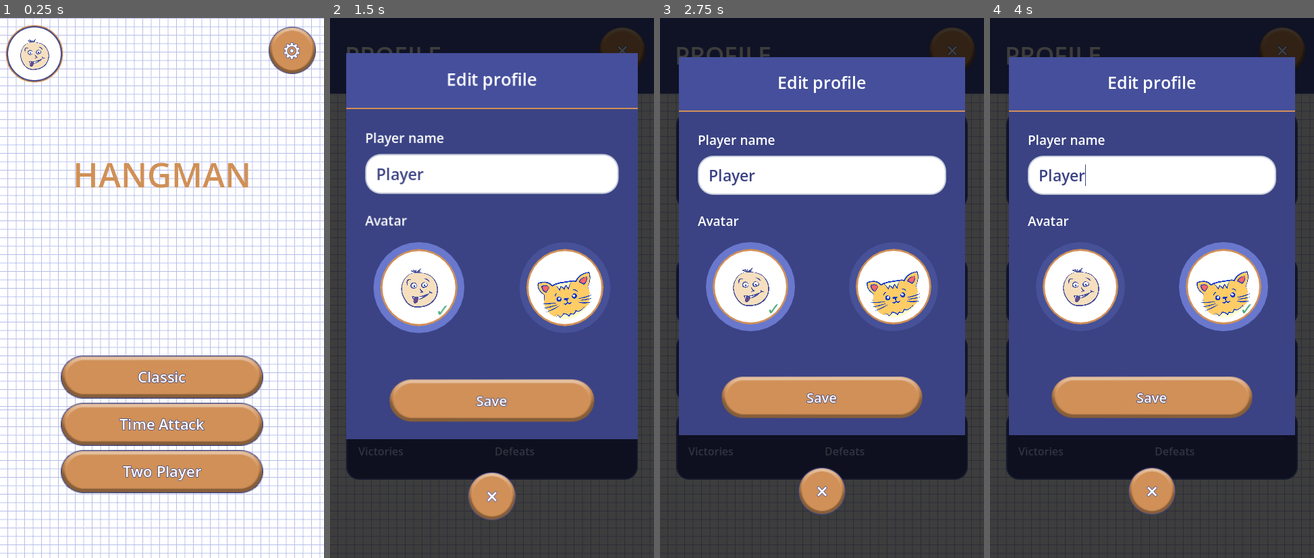
Above: before the commit, frames 1-4 (left to right).
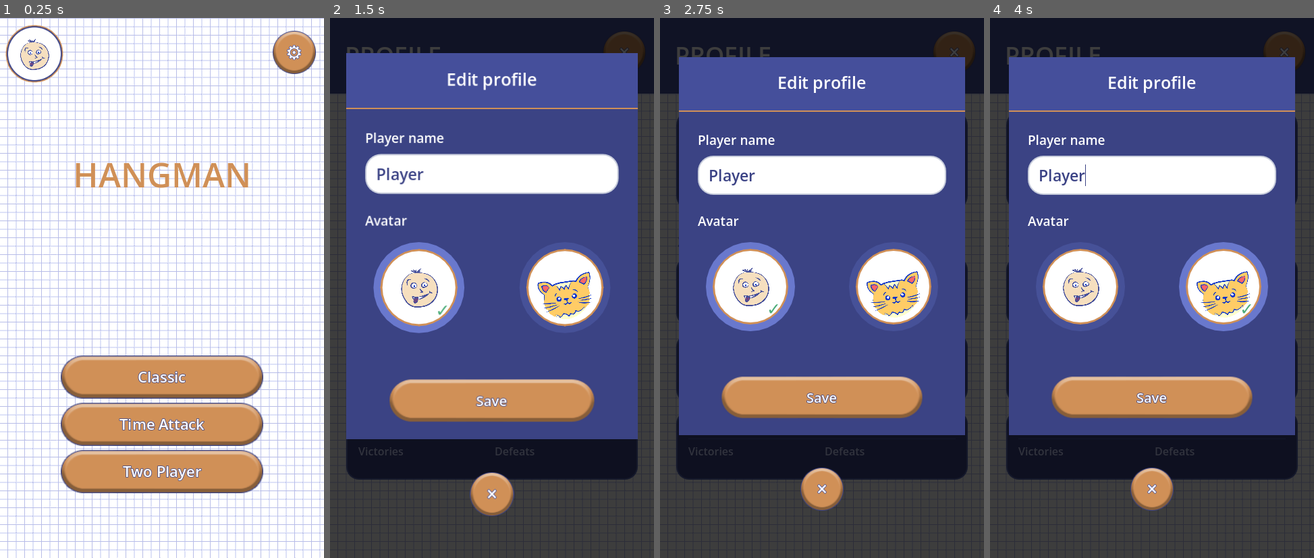
Above: after the commit, the same moments.

Repository: trinarr/hangman20_godot
Game: Godot game, scene res://scenes/Main.tscn
Same seed, same stepped clock (60 frames per second), same inputs: the game is played once before the commit and once after it.
Inputs (mouse positions are in pixels of both pictures, inside the frame that each line leads up to):
- Up to frame 1 (0.25 s): no input
- Up to frame 2 (1.5 s): click (365, 55) at 0.5 s; click (492, 158) at 1.25 s
- Up to frame 3 (2.75 s): click (750, 288) at 2.02 s
- Up to frame 4 (4 s): click (1223, 288) at 2.77 s; click (1152, 158) at 3.5 s

The runs differ from the first frame. In frame 1, 4.8% of the frame differs, in the area x 0-100%, y 1-100%; in frame 2, 0.5%; in frame 3, 0.5%; in frame 4, 0.5%.

Commit message:
Мелкие правки UI

Diff:
--- a/scripts/main.gd
+++ b/scripts/main.gd
@@ -305,7 +305,7 @@
 
 func _stage_round_button(rect: Rect2, callable: Callable, icon_text: String = "", disabled: bool = false, selected: bool = false, disabled_overlay_alpha: float = 0.32) -> Control:
 	var button: FlashStageTextureButton = STAGE_ROUND_BUTTON_SCRIPT.new() as FlashStageTextureButton
-	button.call("configure_text", icon_text, disabled, selected, 32, disabled_overlay_alpha)
+	button.call("configure_text", icon_text, disabled, selected, 28, disabled_overlay_alpha)
 	if callable.is_valid():
 		button.pressed.connect(callable)
 	content.add_child(button)
@@ -1633,7 +1633,7 @@
 		title = Database.tr_text(37 if is_win else 38, "VICTORY" if is_win else "DEFEAT").strip_edges()
 		if title == "":
 			title = "VICTORY" if is_win else "DEFEAT"
-	var title_label := _stage_label(Rect2(365.0, 128.0, 365.0, 72.0), title, 42, Color(0.8157, 0.5647, 0.3412), HORIZONTAL_ALIGNMENT_CENTER)
+	var title_label := _stage_label(Rect2(365.0, 128.0, 365.0, 72.0), title, 42, _result_title_color(is_win, time_attack_finished), HORIZONTAL_ALIGNMENT_CENTER)
 	title_label.clip_text = false
 	title_label.vertical_alignment = VERTICAL_ALIGNMENT_CENTER
 	title_label.z_index = 31
@@ -1723,6 +1723,11 @@
 			lines.append(line)
 	return "\n".join(lines)
 
+func _result_title_color(is_win: bool, time_attack_finished: bool = false) -> Color:
+	if time_attack_finished:
+		return Color(0.8157, 0.5647, 0.3412, 1.0)
+	return StageLetterButton.CIRCLED_COLOR if is_win else StageLetterButton.CROSSED_COLOR
+
 func _result_message(is_win: bool, data: Dictionary) -> String:
 	var data_lines: String = _result_data_lines(data)
 	if data_lines != "":
--- a/scripts/main_portrait.gd
+++ b/scripts/main_portrait.gd
@@ -6,9 +6,10 @@
 const PORTRAIT_HEADER_HEIGHT: float = 102.0
 const PORTRAIT_FOOTER_Y: float = 688.0
 const PORTRAIT_FOOTER_HEIGHT: float = 112.0
-const PORTRAIT_ACTION_BUTTON_RECT := Rect2(318.0, 13.0, 70.0, 70.0)
-const PORTRAIT_CLOSE_BUTTON_RECT := Rect2(398.0, 13.0, 70.0, 70.0)
 const PORTRAIT_LONG_BUTTON_SIZE := Vector2(300.0, 64.0)
+const PORTRAIT_ROUND_BUTTON_SIZE: float = PORTRAIT_LONG_BUTTON_SIZE.y
+const PORTRAIT_ACTION_BUTTON_RECT := Rect2(324.0, 19.0, PORTRAIT_ROUND_BUTTON_SIZE, PORTRAIT_ROUND_BUTTON_SIZE)
+const PORTRAIT_CLOSE_BUTTON_RECT := Rect2(404.0, 19.0, PORTRAIT_ROUND_BUTTON_SIZE, PORTRAIT_ROUND_BUTTON_SIZE)
 const PORTRAIT_SMALL_BUTTON_SIZE := Vector2(196.0, 58.0)
 const PORTRAIT_MENU_TITLE_MAX_SCALE: float = 1.15
 # Dense screens may grow moderately on tall phones, but gameplay is split into
@@ -25,8 +26,8 @@
 const PORTRAIT_HERO_RESULT_POSITION := Vector2(138.0, 300.0)
 const PORTRAIT_HERO_CLASSIC_RESULT_POSITION := Vector2(138.0, 500.0)
 const PORTRAIT_HERO_TIME_RESULT_POSITION := Vector2(138.0, 500.0)
-const PORTRAIT_RESULT_CLOSE_BUTTON_RECT := Rect2(14.0, 709.0, 70.0, 70.0)
-const PORTRAIT_RESULT_THEME_BUTTON_RECT := Rect2(396.0, 709.0, 70.0, 70.0)
+const PORTRAIT_RESULT_CLOSE_BUTTON_RECT := Rect2(14.0, 711.0, PORTRAIT_ROUND_BUTTON_SIZE, PORTRAIT_ROUND_BUTTON_SIZE)
+const PORTRAIT_RESULT_THEME_BUTTON_RECT := Rect2(402.0, 711.0, PORTRAIT_ROUND_BUTTON_SIZE, PORTRAIT_ROUND_BUTTON_SIZE)
 const PORTRAIT_RESULT_CONTINUE_BUTTON_RECT := Rect2(90.0, 711.0, PORTRAIT_LONG_BUTTON_SIZE.x, PORTRAIT_LONG_BUTTON_SIZE.y)
 const PORTRAIT_RESULT_HEADER_SEARCH_BUTTON_RECT := Rect2(419.0, 25.0, 49.0, 49.0)
 const PORTRAIT_HERO_SCALE_MULTIPLIER: float = 0.86
@@ -38,12 +39,12 @@
 const PORTRAIT_ORANGE := Color(0.8157, 0.5647, 0.3412, 1.0)
 const PORTRAIT_RULE := Color(0.3157, 0.3765, 0.6902, 0.95)
 const PORTRAIT_POPUP_DIM_ALPHA: float = 0.76
-const PORTRAIT_POPUP_CLOSE_SIZE: float = 70.0
+const PORTRAIT_POPUP_CLOSE_SIZE: float = PORTRAIT_ROUND_BUTTON_SIZE
 const PORTRAIT_POPUP_CLOSE_GAP: float = 48.0
-const PORTRAIT_GAME_BACK_BUTTON_RECT := Rect2(14.0, 709.0, 70.0, 70.0)
+const PORTRAIT_GAME_BACK_BUTTON_RECT := Rect2(14.0, 711.0, PORTRAIT_ROUND_BUTTON_SIZE, PORTRAIT_ROUND_BUTTON_SIZE)
 const PORTRAIT_GAME_COMMENT_BUTTON_RECT := Rect2(94.0, 711.0, PORTRAIT_LONG_BUTTON_SIZE.x, PORTRAIT_LONG_BUTTON_SIZE.y)
-const PORTRAIT_GAME_HINT_OPEN_RECT := Rect2(124.0, 598.0, 112.0, 57.0)
-const PORTRAIT_GAME_HINT_REMOVE_RECT := Rect2(244.0, 598.0, 112.0, 57.0)
+const PORTRAIT_GAME_HINT_OPEN_RECT := Rect2(135.0, 604.0, 90.0, 46.0)
+const PORTRAIT_GAME_HINT_REMOVE_RECT := Rect2(255.0, 604.0, 90.0, 46.0)
 
 var _portrait_time_attack_difficulty_button: Control = null
 var _portrait_custom_word_label: Label = null
@@ -254,7 +255,7 @@
 
 	# Footer controls are intentionally authored at y >= PORTRAIT_FOOTER_Y so
 	# portrait_stage_layout moves the entire blue block to the actual screen bottom.
-	_stage_round_icon_button(Rect2(14.0, 709.0, 70.0, 70.0), Callable(self, "show_menu"), PORTRAIT_BACK_ARROW_ICON, Vector2(27.0, 33.0))
+	_stage_round_icon_button(Rect2(14.0, 711.0, PORTRAIT_ROUND_BUTTON_SIZE, PORTRAIT_ROUND_BUTTON_SIZE), Callable(self, "show_menu"), PORTRAIT_BACK_ARROW_ICON, Vector2(27.0, 33.0))
 	var difficulty_texture: Texture2D = _difficulty_star_texture()
 	_stage_main_icon_button(Rect2(94.0, 711.0, PORTRAIT_LONG_BUTTON_SIZE.x, PORTRAIT_LONG_BUTTON_SIZE.y), Callable(self, "_show_difficulty_popup"), _portrait_difficulty_button_label(), difficulty_texture, difficulty_texture.get_size(), 22)
 
@@ -291,7 +292,7 @@
 			_stage_panel(Rect2(54.0, y - 20.0, 372.0, 2.0), PORTRAIT_RULE)
 		var selected: bool = value == int(GameState.settings[2])
 		var option_texture: Texture2D = _difficulty_star_texture(value)
-		_stage_round_icon_button(Rect2(56.0, y, 68.0, 68.0), Callable(self, "_set_difficulty_from_popup").bind(value), option_texture, option_texture.get_size(), false, selected)
+		_stage_round_icon_button(Rect2(56.0, y + 2.0, PORTRAIT_ROUND_BUTTON_SIZE, PORTRAIT_ROUND_BUTTON_SIZE), Callable(self, "_set_difficulty_from_popup").bind(value), option_texture, option_texture.get_size(), false, selected)
 		var title_label := _stage_label(Rect2(146.0, y - 2.0, 250.0, 34.0), str(option["title"]), 22, Color.WHITE, HORIZONTAL_ALIGNMENT_LEFT)
 		title_label.clip_text = false
 		var desc_label := _stage_label(Rect2(146.0, y + 36.0, 260.0, 38.0), str(option["desc"]), 16, Color.WHITE, HORIZONTAL_ALIGNMENT_LEFT)
@@ -374,7 +375,7 @@
 
 	# Match the category screen footer: navigation on the left and the primary
 	# action centered inside the rigid bottom blue block.
-	_stage_round_icon_button(Rect2(14.0, 709.0, 70.0, 70.0), Callable(self, "show_menu"), PORTRAIT_BACK_ARROW_ICON, Vector2(27.0, 33.0))
+	_stage_round_icon_button(Rect2(14.0, 711.0, PORTRAIT_ROUND_BUTTON_SIZE, PORTRAIT_ROUND_BUTTON_SIZE), Callable(self, "show_menu"), PORTRAIT_BACK_ARROW_ICON, Vector2(27.0, 33.0))
 	_stage_main_button(Rect2(94.0, 711.0, PORTRAIT_LONG_BUTTON_SIZE.x, PORTRAIT_LONG_BUTTON_SIZE.y), Callable(self, "start_custom_game"), _custom_word_start_label(), 22)
 
 func _stage_custom_word_keyboard() -> void:
@@ -478,11 +479,11 @@
 	)
 	var alphabet := Database.get_alphabet()
 	var columns: int = 6
-	var keyboard_start_x: float = 35.0
+	var keyboard_start_x: float = 50.0
 	# Two-player mode has no hint controls, so use that freed space and keep
 	# the letter grid at the same distance from the footer that the hint block uses in the other modes.
 	var keyboard_start_y: float = 389.0 if GameState.current_mode == 2 else 312.0
-	var keyboard_step_x: float = 72.0
+	var keyboard_step_x: float = 66.0
 	var keyboard_step_y: float = 44.0
 	var key_size := Vector2(50.0, 46.0)
 	var marker_size := Vector2(44.0, 44.0)
@@ -519,15 +520,29 @@
 	if GameState.current_mode != 2:
 		var open_hint_disabled: bool = !GameSession.can_use_open_letter_hint()
 		var remove_hint_disabled: bool = !GameSession.can_use_remove_wrong_hint()
-		_stage_texture_button(PORTRAIT_GAME_HINT_OPEN_RECT, Callable(self, "_use_open_hint"), HINT_REMOVE_BUTTON_TEXTURE, HINT_OPEN_BUTTON_TEXTURE, "", 26, open_hint_disabled, HINT_OPEN_BUTTON_TEXTURE, 0.0)
-		_stage_texture(Rect2(PORTRAIT_GAME_HINT_OPEN_RECT.position.x + 42.0, PORTRAIT_GAME_HINT_OPEN_RECT.position.y + 14.0, 28.0, 28.0), HINT_ICON_CHECK_TEXTURE)
+		_stage_texture_button(PORTRAIT_GAME_HINT_OPEN_RECT, Callable(self, "_use_open_hint"), HINT_REMOVE_BUTTON_TEXTURE, HINT_OPEN_BUTTON_TEXTURE, "", 26, open_hint_disabled, HINT_REMOVE_BUTTON_TEXTURE, 0.44)
+		var open_hint_icon := _stage_texture(Rect2(
+			PORTRAIT_GAME_HINT_OPEN_RECT.position.x + (PORTRAIT_GAME_HINT_OPEN_RECT.size.x - 28.0) * 0.5,
+			PORTRAIT_GAME_HINT_OPEN_RECT.position.y + (PORTRAIT_GAME_HINT_OPEN_RECT.size.y - 28.0) * 0.5,
+			28.0,
+			28.0
+		), HINT_ICON_CHECK_TEXTURE)
+		if open_hint_disabled:
+			open_hint_icon.modulate = Color(1.0, 1.0, 1.0, 0.66)
 		_stage_texture_button(PORTRAIT_GAME_HINT_REMOVE_RECT, Callable(self, "_use_remove_hint"), HINT_REMOVE_BUTTON_TEXTURE, HINT_OPEN_BUTTON_TEXTURE, "", 26, remove_hint_disabled, HINT_OPEN_BUTTON_TEXTURE, 0.0)
-		_stage_texture(Rect2(PORTRAIT_GAME_HINT_REMOVE_RECT.position.x + 42.0, PORTRAIT_GAME_HINT_REMOVE_RECT.position.y + 14.0, 28.0, 28.0), HINT_ICON_CROSS_TEXTURE)
+		_stage_texture(Rect2(
+			PORTRAIT_GAME_HINT_REMOVE_RECT.position.x + (PORTRAIT_GAME_HINT_REMOVE_RECT.size.x - 28.0) * 0.5,
+			PORTRAIT_GAME_HINT_REMOVE_RECT.position.y + (PORTRAIT_GAME_HINT_REMOVE_RECT.size.y - 28.0) * 0.5,
+			28.0,
+			28.0
+		), HINT_ICON_CROSS_TEXTURE)
 	_portrait_end_adaptive_group(keyboard_root_content)
 
 	var comment_disabled: bool = GameSession.get_word_hint().strip_edges() == ""
 	_stage_round_icon_button(PORTRAIT_GAME_BACK_BUTTON_RECT, Callable(self, "_game_footer_back_action"), PORTRAIT_BACK_ARROW_ICON, Vector2(27.0, 33.0))
 	var comment_button := _stage_main_button(PORTRAIT_GAME_COMMENT_BUTTON_RECT, Callable(self, "_show_word_comment_popup"), Database.tr_text(47, "Comment"), 22, comment_disabled, 0.0)
+	if GameState.current_mode == 0:
+		_stage_round_icon_button(PORTRAIT_RESULT_THEME_BUTTON_RECT, Callable(self, "show_theme_select"), PORTRAIT_RESULT_THEME_MENU_ICON, Vector2(32.0, 30.0))
 	if comment_disabled:
 		comment_button.modulate = Color(1.0, 1.0, 1.0, 0.56)
 		var comment_label := comment_button.get_node_or_null("Text") as Label
@@ -564,6 +579,11 @@
 		add_child(overlay)
 	hero_animation_overlay = overlay
 	overlay.call_deferred("play_nested_range", _hero_animation_time_for_mistakes(current_mistakes), HERO_MOV_START_FRAME_TIME, HERO_MOV_IDLE_FRAME_TIME, HERO_WRONG_GUESS_ANIMATION_SPEED_SCALE)
+
+func _portrait_result_title_color(is_win: bool, time_attack_finished: bool = false) -> Color:
+	if time_attack_finished:
+		return PORTRAIT_ORANGE
+	return StageLetterButton.CIRCLED_COLOR if is_win else StageLetterButton.CROSSED_COLOR
 
 func show_result_screen(is_win: bool, data: Dictionary = {}) -> void:
 	game_timer.stop()
@@ -591,7 +611,7 @@
 	if hero_static_symbol != null:
 		hero_static_symbol.stage_scale_multiplier = PORTRAIT_HERO_SCALE_MULTIPLIER
 	var title: String = Database.tr_text(37 if is_win else 38, "VICTORY" if is_win else "DEFEAT").strip_edges()
-	var title_label := _stage_label(Rect2(48.0, 330.0, 384.0, 70.0), title, 38, PORTRAIT_ORANGE)
+	var title_label := _stage_label(Rect2(48.0, 330.0, 384.0, 70.0), title, 38, _portrait_result_title_color(is_win, time_attack_finished))
 	title_label.clip_text = false
 	_apply_result_text_glow(title_label, Color.WHITE, 2)
 	var result_score_line: String = _result_score_line(data)
@@ -623,7 +643,7 @@
 	var title: String = Database.tr_text(37 if is_win else 38, "VICTORY" if is_win else "DEFEAT").strip_edges()
 	if title == "":
 		title = "VICTORY" if is_win else "DEFEAT"
-	var title_label := _stage_label(Rect2(40.0, 150.0, 400.0, 66.0), title, 38, PORTRAIT_ORANGE)
+	var title_label := _stage_label(Rect2(40.0, 150.0, 400.0, 66.0), title, 38, _portrait_result_title_color(is_win))
 	title_label.clip_text = false
 	_apply_result_text_glow(title_label, Color.WHITE, 2)
 
@@ -649,7 +669,7 @@
 	var title: String = str(data.get("title", Database.tr_text(39, "GAME OVER"))).strip_edges()
 	if title == "":
 		title = Database.tr_text(39, "GAME OVER")
-	var title_label := _stage_label(Rect2(40.0, 150.0, 400.0, 66.0), title, 38, PORTRAIT_ORANGE)
+	var title_label := _stage_label(Rect2(40.0, 150.0, 400.0, 66.0), title, 38, _portrait_result_title_color(false, true))
 	title_label.clip_text = false
 	_apply_result_text_glow(title_label, Color.WHITE, 2)
 
@@ -674,7 +694,7 @@
 func _show_classic_result_content(is_win: bool, data: Dictionary) -> void:
 	var result_root_content: Control = _portrait_begin_adaptive_group(Vector2(240.0, 390.0), 1.15, 0.08)
 	var title: String = Database.tr_text(37 if is_win else 38, "VICTORY" if is_win else "DEFEAT").strip_edges()
-	var title_label := _stage_label(Rect2(40.0, 150.0, 400.0, 66.0), title, 38, PORTRAIT_ORANGE)
+	var title_label := _stage_label(Rect2(40.0, 150.0, 400.0, 66.0), title, 38, _portrait_result_title_color(is_win))
 	title_label.clip_text = false
 	_apply_result_text_glow(title_label, Color.WHITE, 2)
 
--- a/scripts/ui/stage_round_button.gd
+++ b/scripts/ui/stage_round_button.gd
@@ -3,6 +3,7 @@
 
 const NORMAL_TEXTURE: Texture2D = preload("res://flash_assets/user_round_button_36.png")
 const PRESSED_TEXTURE: Texture2D = preload("res://flash_assets/user_round_button_38.png")
+const ICON_VISUAL_SCALE: float = 0.82
 
 var icon_text: String = "":
 	set(value):
@@ -14,12 +15,12 @@
 		icon_texture = value
 		_sync_visuals()
 
-var icon_font_size: int = 28:
+var icon_font_size: int = 26:
 	set(value):
 		icon_font_size = value
 		_sync_visuals()
 
-var icon_stage_size: Vector2 = Vector2(27.0, 27.0):
+var icon_stage_size: Vector2 = Vector2(24.0, 24.0):
 	set(value):
 		icon_stage_size = value
 		_sync_icon_layout()
@@ -73,7 +74,7 @@
 	_sync_visuals()
 	_sync_icon_layout()
 
-func configure_text(text_value: String, disabled_value: bool = false, selected_value: bool = false, font_size_value: int = 28, disabled_overlay_alpha_value: float = 0.32) -> void:
+func configure_text(text_value: String, disabled_value: bool = false, selected_value: bool = false, font_size_value: int = 26, disabled_overlay_alpha_value: float = 0.32) -> void:
 	icon_texture = null
 	icon_text = text_value
 	icon_font_size = font_size_value
@@ -138,7 +139,7 @@
 	if stage_rect.size.x <= 0.0 or stage_rect.size.y <= 0.0:
 		return
 	var scale_to_view: Vector2 = Vector2(size.x / stage_rect.size.x, size.y / stage_rect.size.y)
-	var actual_size: Vector2 = icon_stage_size * scale_to_view
+	var actual_size: Vector2 = icon_stage_size * scale_to_view * ICON_VISUAL_SCALE
 	var actual_offset: Vector2 = icon_stage_offset * scale_to_view
 	_icon_rect.position = size * 0.5 + actual_offset - actual_size * 0.5
 	_icon_rect.size = actual_size
Binary file changed: flash_assets/fon_png.png
